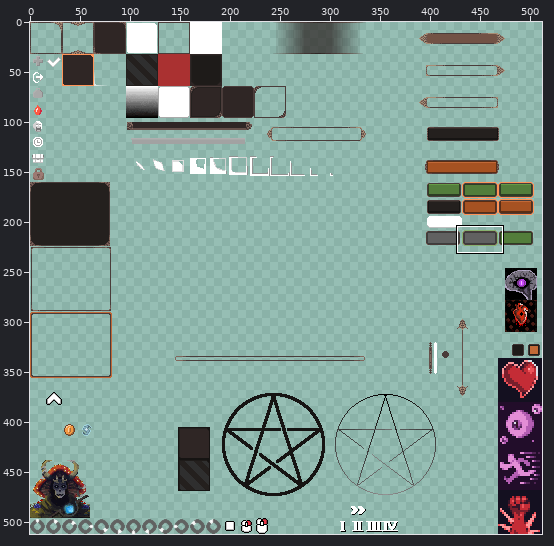
A sprite sheet gets an edit: Assets/Art/UISpriteSheet.png. The picture above shows the old version from afar; the outline marks the close-up.
Close-up. Before:
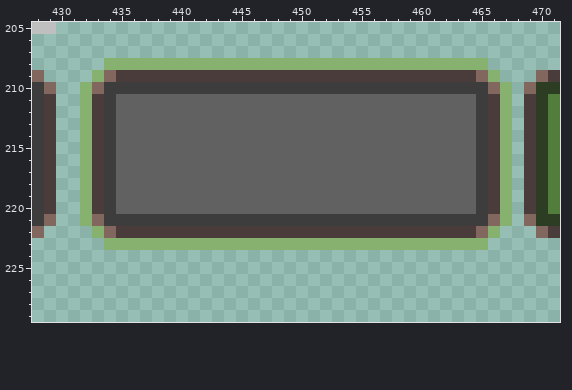
The file is 512x512 pixels. Pixels under 10% opacity are left out. Colours within 5 levels of each other are drawn and written as one. Shown: x 428..471, y 205..229.
The same view after the edit:
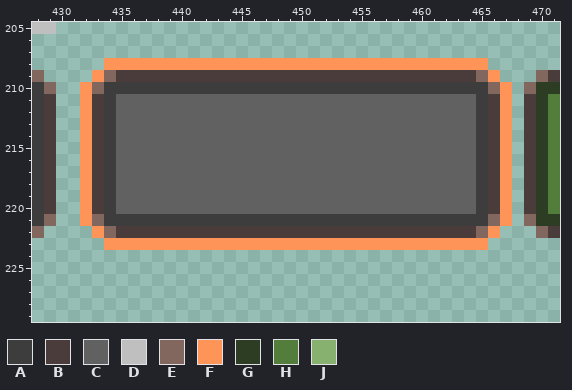
Palette (. is transparent): A #3d3d3d  B #4a3c3a  C #616161  D #bfbfbf  E #81675d  F #ff9458  G #2d3d24  H #537d3b  J #87b16f
What changed:
{"y":208,"x":434,"old":"JJJJJJJJJJJJJJJJJJJJJJJJJJJJJJJJ","new":"FFFFFFFFFFFFFFFFFFFFFFFFFFFFFFFF"}
{"y":209,"x":433,"old":"J","new":"F"}
{"y":209,"x":466,"old":"J","new":"F"}
{"y":210,"x":432,"old":"J","new":"F"}
{"y":210,"x":467,"old":"J","new":"F"}
{"y":211,"x":432,"old":"J","new":"F"}
{"y":211,"x":467,"old":"J","new":"F"}
{"y":212,"x":432,"old":"J","new":"F"}
{"y":212,"x":467,"old":"J","new":"F"}
{"y":213,"x":432,"old":"J","new":"F"}
{"y":213,"x":467,"old":"J","new":"F"}
{"y":214,"x":432,"old":"J","new":"F"}
{"y":214,"x":467,"old":"J","new":"F"}
{"y":215,"x":432,"old":"J","new":"F"}
{"y":215,"x":467,"old":"J","new":"F"}
{"y":216,"x":432,"old":"J","new":"F"}
{"y":216,"x":467,"old":"J","new":"F"}
{"y":217,"x":432,"old":"J","new":"F"}
{"y":217,"x":467,"old":"J","new":"F"}
{"y":218,"x":432,"old":"J","new":"F"}
{"y":218,"x":467,"old":"J","new":"F"}
{"y":219,"x":432,"old":"J","new":"F"}
{"y":219,"x":467,"old":"J","new":"F"}
{"y":220,"x":432,"old":"J","new":"F"}
{"y":220,"x":467,"old":"J","new":"F"}
{"y":221,"x":432,"old":"J","new":"F"}
{"y":221,"x":467,"old":"J","new":"F"}
{"y":222,"x":433,"old":"J","new":"F"}
{"y":222,"x":466,"old":"J","new":"F"}
{"y":223,"x":434,"old":"JJJJJJJJJJJJJJJJJJJJJJJJJJJJJJJJ","new":"FFFFFFFFFFFFFFFFFFFFFFFFFFFFFFFF"}
